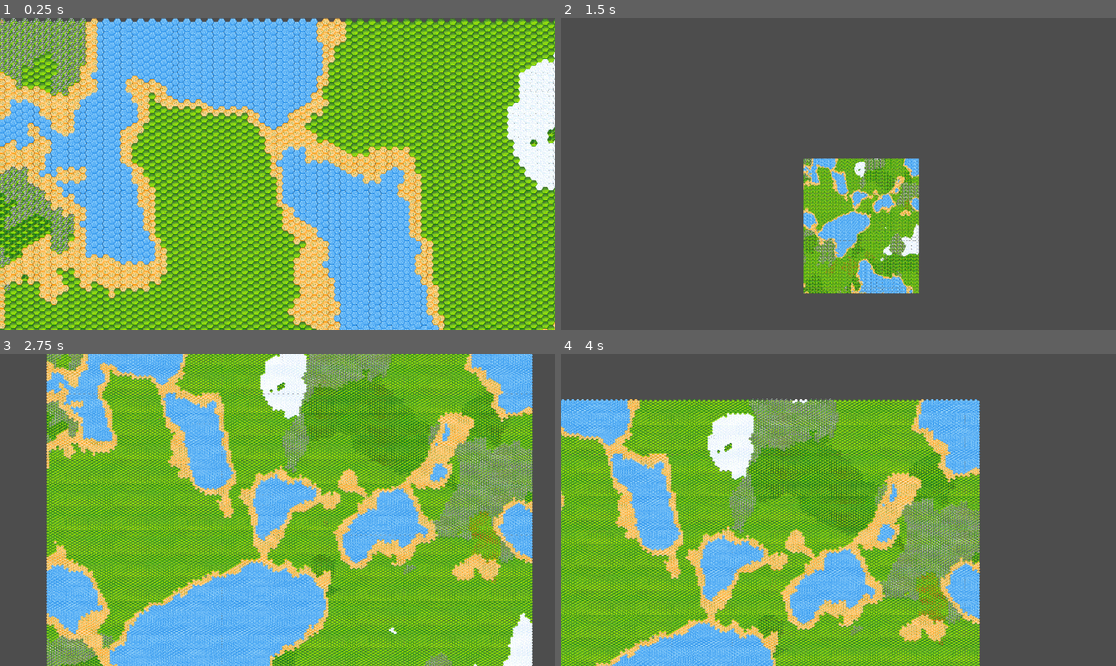
Above: before the commit, frames 1-4 (two rows, left to right).
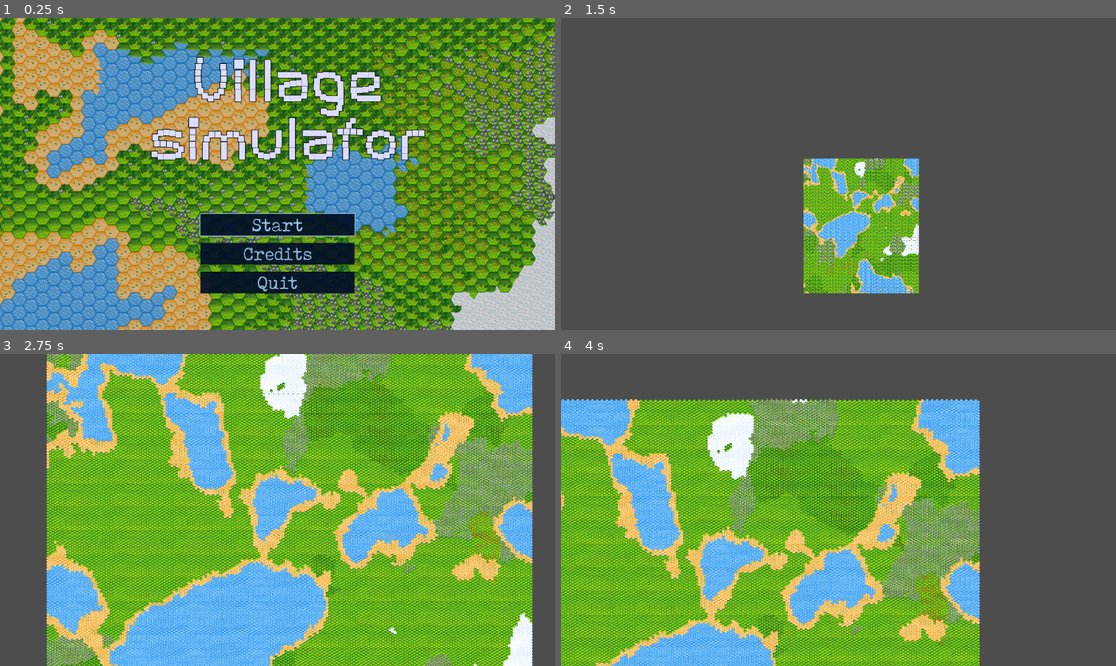
Above: after the commit, the same moments.

Repository: IsStephy/Game_TM_2
Game: Godot game, scene res://scenes/opening_menu.tscn
Two runs of this game, one before a commit and one after it. Both use one fixed random seed, a clock stepped at 60 frames per second and the inputs below. Before the commit the project starts from res://scenes/main.tscn.
Inputs (mouse positions are in pixels of both pictures, inside the frame that each line leads up to):
- Up to frame 1 (0.25 s): no input
- Up to frame 2 (1.5 s): click (838, 223) at 0.5 s, where only the run after the commit has a clickable "Start"; tap Enter at 1.25 s; move the mouse to (960, 158) at 1.27 s; hold Right (ui_right) from 1.28 s (still down); hold P from 1.28 s (still down); click (960, 158) at 1.42 s
- Up to frame 3 (2.75 s): move the mouse to (166, 525) at 2.02 s; release Right (ui_right) at 2.03 s; release P at 2.03 s; hold Down (ui_down) from 2.03 s (still down); tap O at 2.1 s
- Up to frame 4 (4 s): move the mouse to (894, 441) at 2.77 s; release Down (ui_down) at 2.78 s; hold Right (ui_right) 2.78-3.53 s; hold P 2.78-3.53 s; move the mouse to (810, 572) at 3.52 s; hold Up (ui_up) from 3.53 s (still down); tap O at 3.6 s; click (810, 572) at 3.67 s

The runs differ from the first frame. In frame 1, 97% of the frame differs, in the area x 0-100%, y 0-100%; in frame 2, less than 0.1%; in frame 3, less than 0.1%; in frame 4, less than 0.1%.

Commit message:
set terrains to thte tile

Diff:
--- a/Grid_map/game_of_life/project.godot
+++ b/Grid_map/game_of_life/project.godot
@@ -11,7 +11,7 @@
 [application]
 
 config/name="game_of_life"
-run/main_scene="res://scenes/main.tscn"
+run/main_scene="res://scenes/opening_menu.tscn"
 config/features=PackedStringArray("4.3", "Forward Plus")
 config/icon="res://icon.svg"
 
